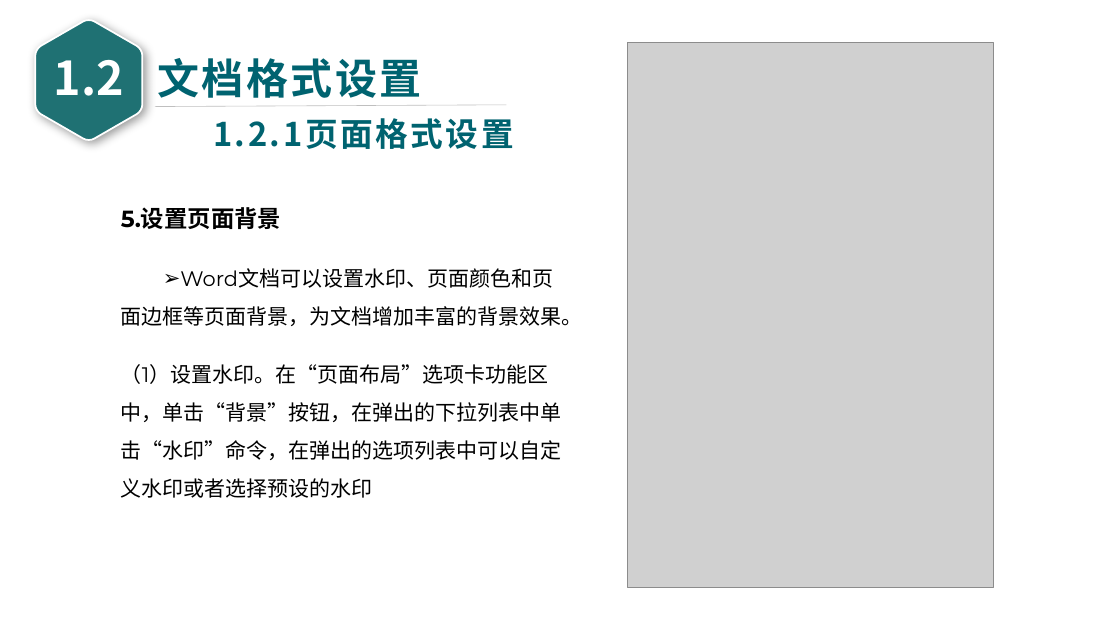
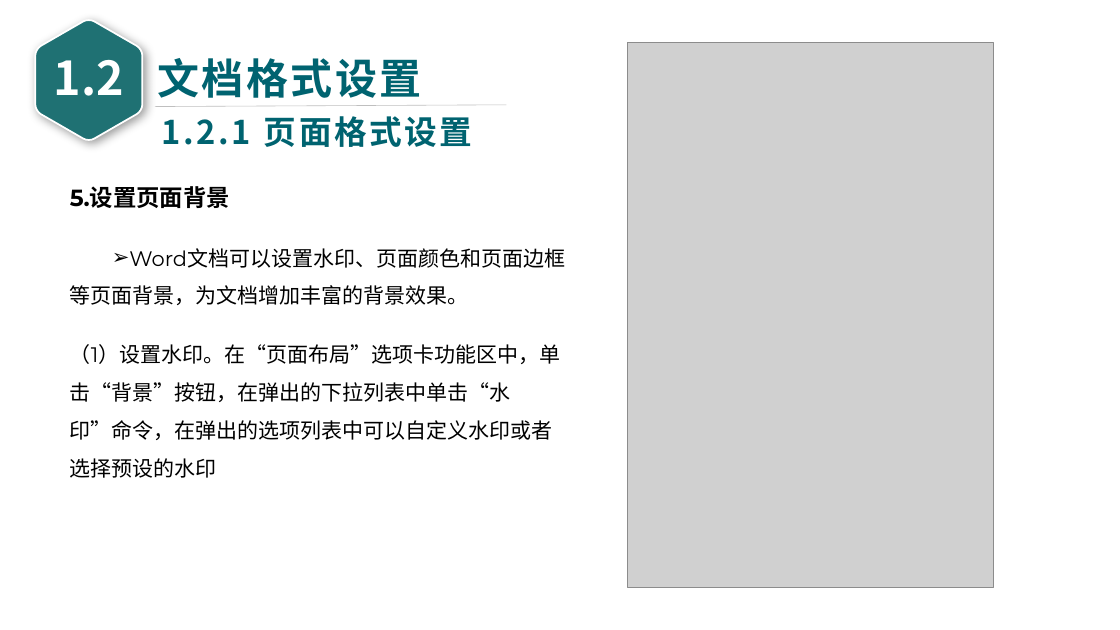
Before and after one commit to glplaman/glplaman.github.io, a slide deck: slide 29 of office/file/wps PPT/第1章 WPS文字文档编辑 - glpla.pptx. Drawn at 1120x630 pixels with LibreOffice and Linux fonts; fonts in the diff are those of the drawing; grey boxes stand for pictures. Boxes give left, top, right and bottom in pixels: in the first picture for what was removed or moved away, otherwise in the second. Text is boxed around its words. In the diff, an @@ line names an element or a change of style, - is before the commit and + after.

```diff
--- a/office/file/wps PPT/第1章 WPS文字文档编辑 - glpla.pptx
+++ b/office/file/wps PPT/第1章 WPS文字文档编辑 - glpla.pptx
@@ text added at bbox=[162, 116, 473, 147], 28 pt, text #006370, bold @@
+1.2.1 页面格式设置
@@ text removed at bbox=[213, 118, 514, 149] @@
-1.2.1页面格式设置
@@ text "5.设置页面背景" rewrapped from bbox=[121, 207, 583, 498] to bbox=[70, 186, 565, 478] @@
```
Also in this commit, not shown: 91 other slides changed, 9 other files.
